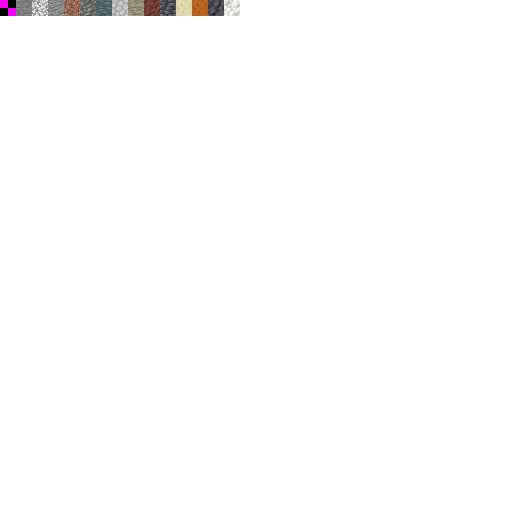
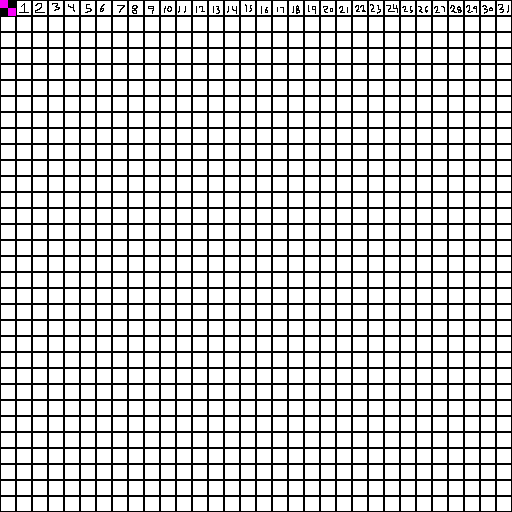
Comparing the layer stacks of the two w=512, h=512 images. Changes:
removed layer "Pasted Layer" over [16, 0, 240, 16]
painted on "voxel_atlas.png" over [0, 0, 512, 512]
